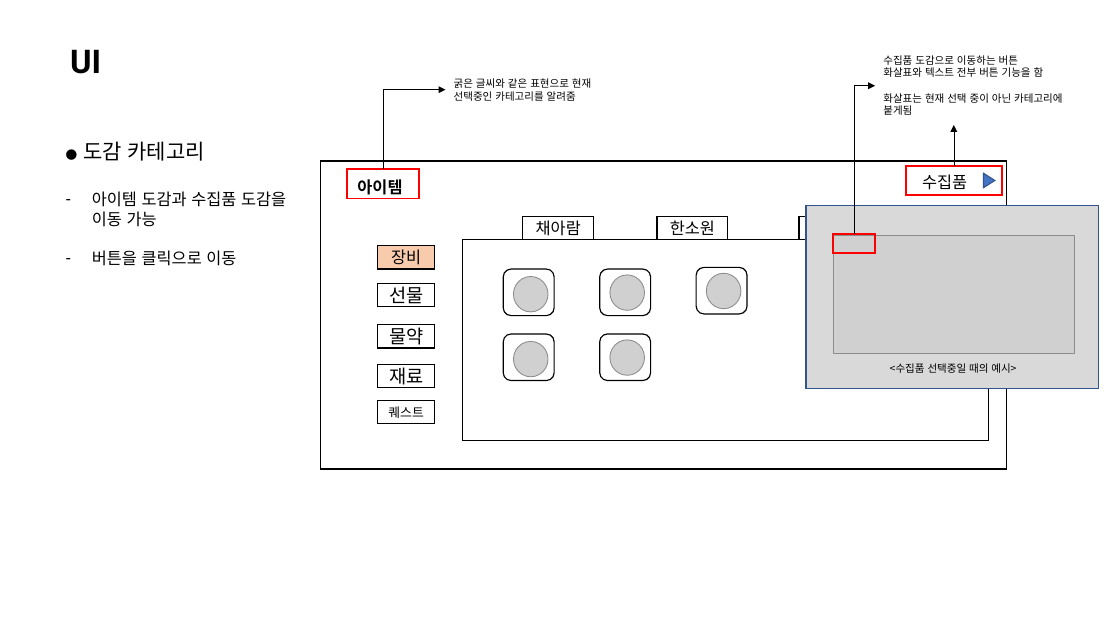
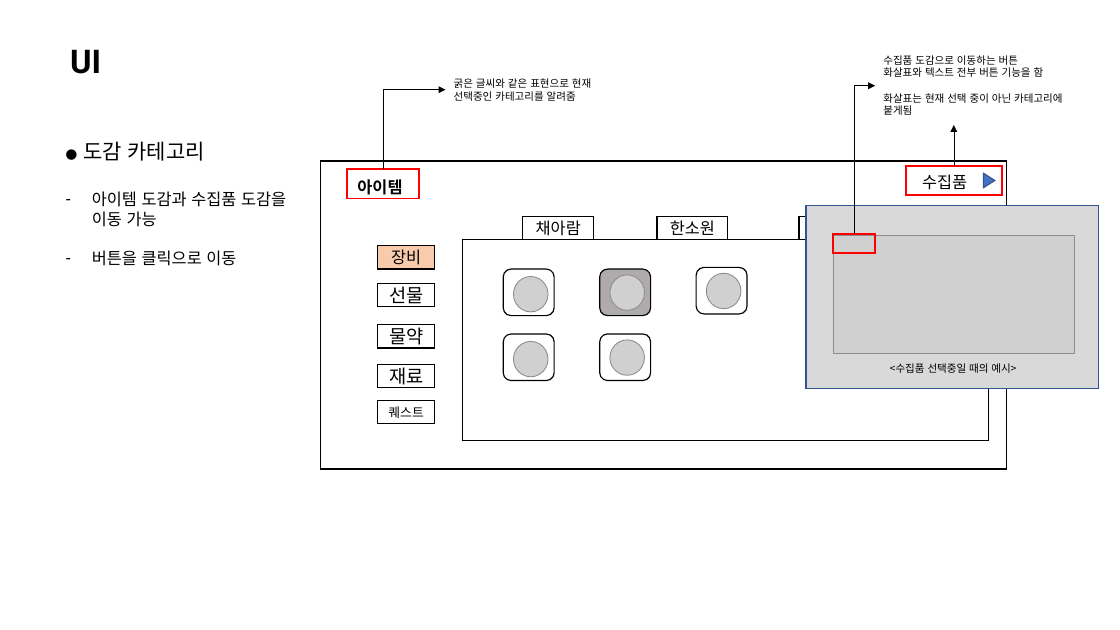
Before and after one commit to 223tt/Last-Night, a slide deck: slide 4 of 시스템/도감Ver.1.pptx. Drawn at 1120x630 pixels with LibreOffice and Linux fonts; fonts in the diff are those of the drawing; grey boxes stand for pictures. Boxes give left, top, right and bottom in pixels: in the first picture for what was removed or moved away, otherwise in the second. Text is boxed around its words. In the diff, an @@ line names an element or a change of style, - is before the commit and + after.

```diff
--- a/시스템/도감Ver.1.pptx
+++ b/시스템/도감Ver.1.pptx
@@ rounded rectangle at bbox=[600, 269, 651, 315]: fill #FFFFFF to #AFABAB @@
```
Also in this commit, not shown: 3 other slides changed, 6 slides added, 4 other files.
